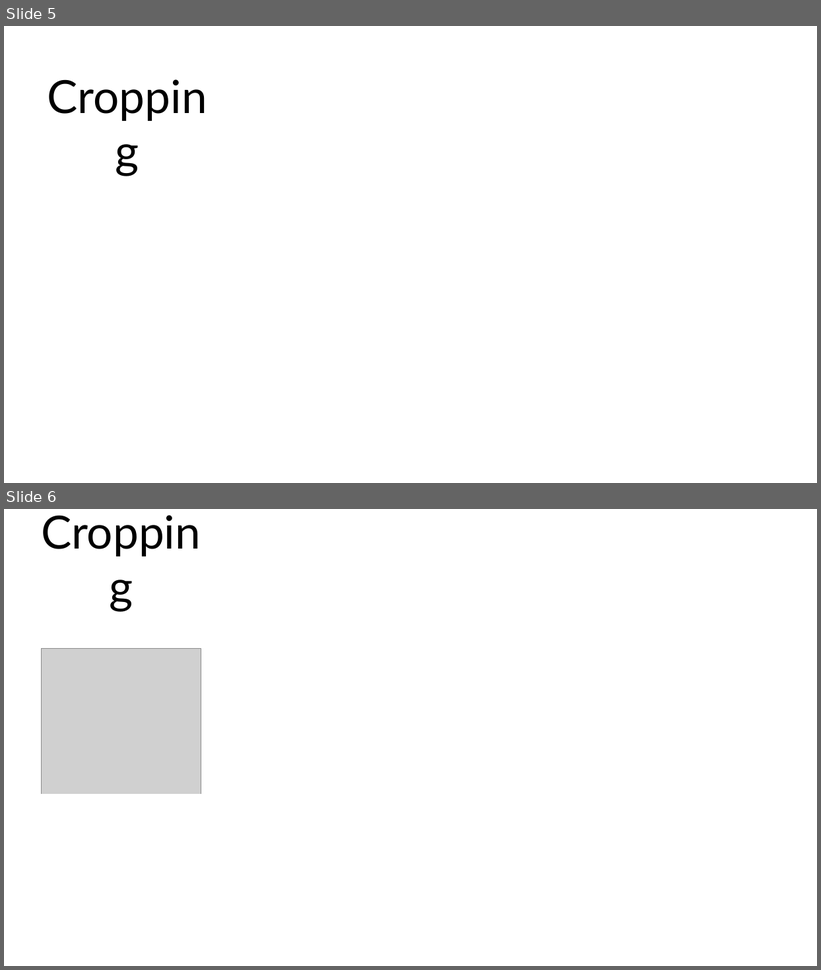
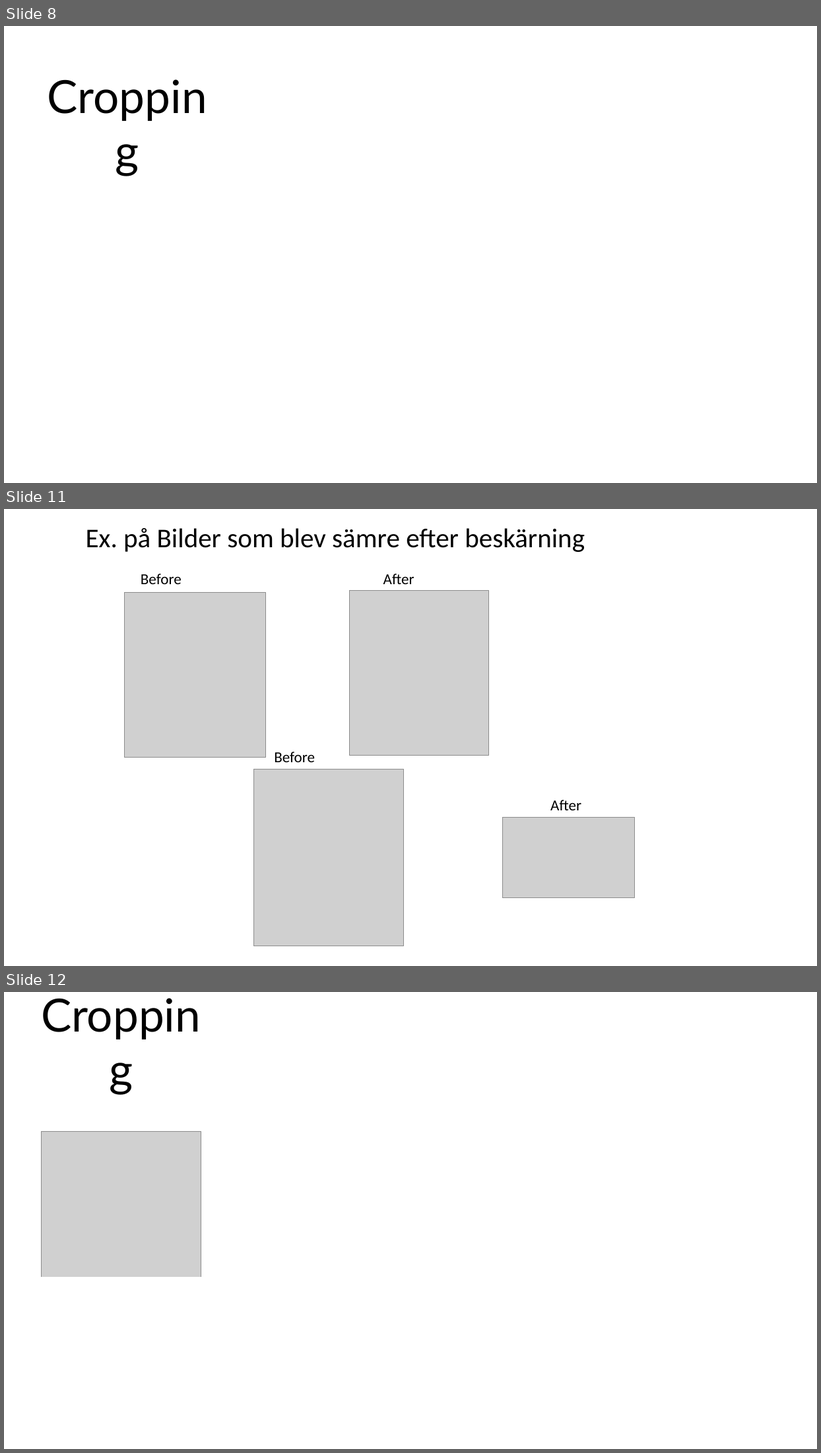
Before and after one commit to Jimmy-Nnilsson/StudieGrupp3_MLProjekt, a slide deck: Projectdocuments/GruppPresentation_NL.pptx. Shown one above the other, each under a label of ours: slides 5 and 6 before the commit, slides 8, 11 and 12 after it; the slides between them are not shown. The pictures are 821x970 and 821x1453 pixels, drawn with LibreOffice and Linux fonts; fonts in the diff are those of the drawing; grey boxes stand for pictures; background and template pictures are left out. Boxes give left, top, right and bottom in pixels: in the first picture for what was removed or moved away, otherwise in the second. Text is boxed around its words. In the diff, an @@ line names an element or a change of style, - is before the commit and + after.

```diff
--- a/Projectdocuments/GruppPresentation_NL.pptx
+++ b/Projectdocuments/GruppPresentation_NL.pptx
@@ slide 11 added at bbox=[4, 509, 817, 966], background picture (left out) @@
@@ text added at bbox=[86, 528, 585, 552], 32 pt, text #000000 @@
+Ex. på Bilder som blev sämre efter beskärning
@@ text added at bbox=[141, 574, 182, 584], 18 pt, text #000000 @@
+Before
@@ text added at bbox=[384, 574, 415, 584], 18 pt, text #000000 @@
+After
@@ picture added at bbox=[124, 593, 265, 757] @@
@@ picture added at bbox=[350, 591, 489, 755] @@
@@ text added at bbox=[274, 752, 315, 762], 18 pt, text #000000 @@
+Before
@@ picture added at bbox=[254, 770, 403, 947] @@
@@ text added at bbox=[550, 800, 582, 811], 18 pt, text #000000 @@
+After
@@ picture added at bbox=[502, 818, 635, 898] @@
@@ what was slide 5 is now slide 8 @@
@@ what was slide 6 is now slide 12 @@
```
Also in this commit, not shown: 6 other slides added.
